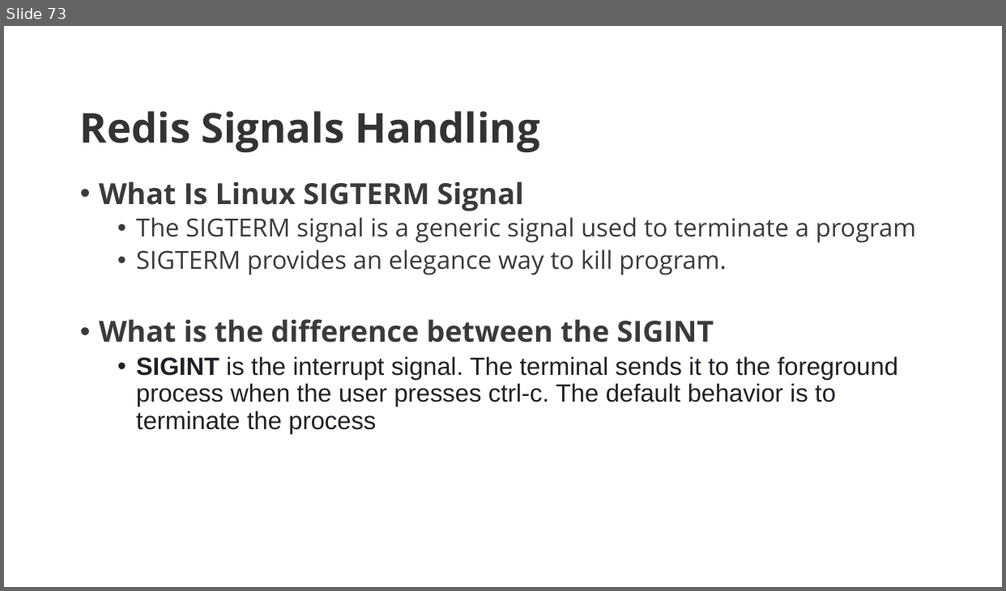
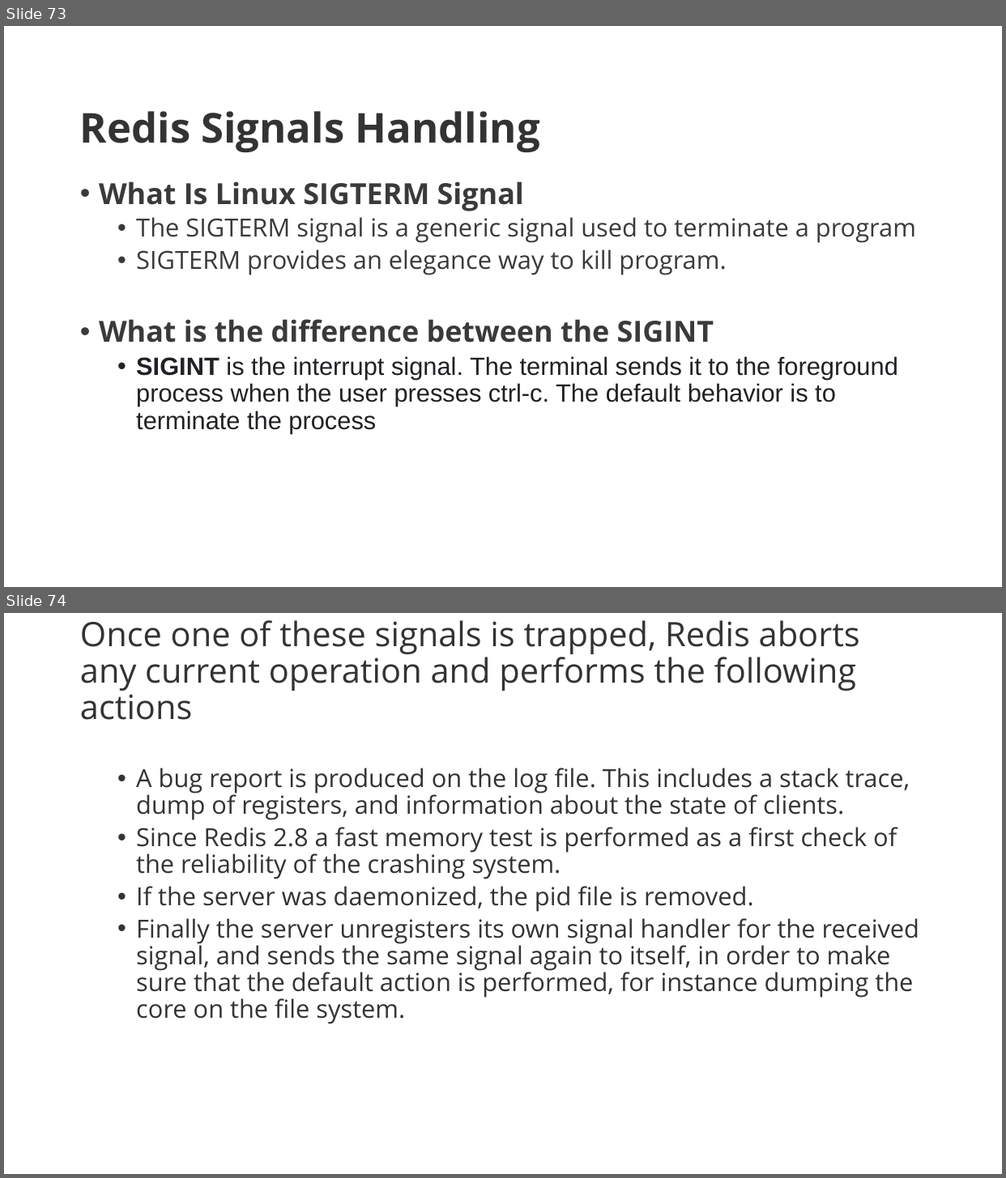
Before and after one commit to GreenwaysTechnology/IBM-DEC-Redis, a slide deck: Redis Admin Guide.pptx. Shown one above the other, each under a label of ours: slide 73 before the commit, slides 73 and 74 after it. The pictures are 1006x591 and 1006x1178 pixels, drawn with LibreOffice and Linux fonts; fonts in the diff are those of the drawing. Boxes give left, top, right and bottom in pixels: in the first picture for what was removed or moved away, otherwise in the second. Text is boxed around its words. In the diff, an @@ line names an element or a change of style, - is before the commit and + after.

Commit message:
redis

```diff
--- a/Redis Admin Guide.pptx
+++ b/Redis Admin Guide.pptx
@@ slide 74 added at [4,613,1002,1174], background #FFFFFF @@
@@ title added at [80,620,860,720], 32.4 pt, text #333333 @@
+Once one of these signals is trapped, Redis aborts any current operation and performs the following actions
@@ text added at [136,768,920,1024], 24 pt, text #333333 @@
+  • A bug report is produced on the log file. This includes a stack trace, dump of registers, and information about the state of clients.
+  • Since Redis 2.8 a fast memory test is performed as a first check of the reliability of the crashing system.
+  • If the server was daemonized, the pid file is removed.
+  • Finally the server unregisters its own signal handler for the received signal, and sends the same signal again to itself, in order to make sure that the default action is performed, for instance dumping the core on the file system.
```
Also in this commit, not shown: 33 other slides added, 4 other files.
